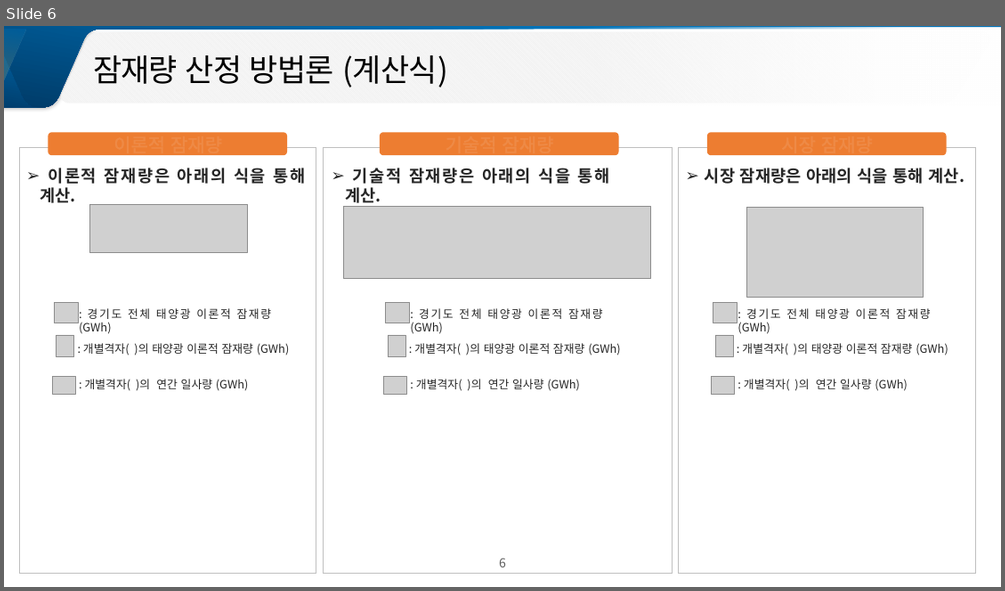
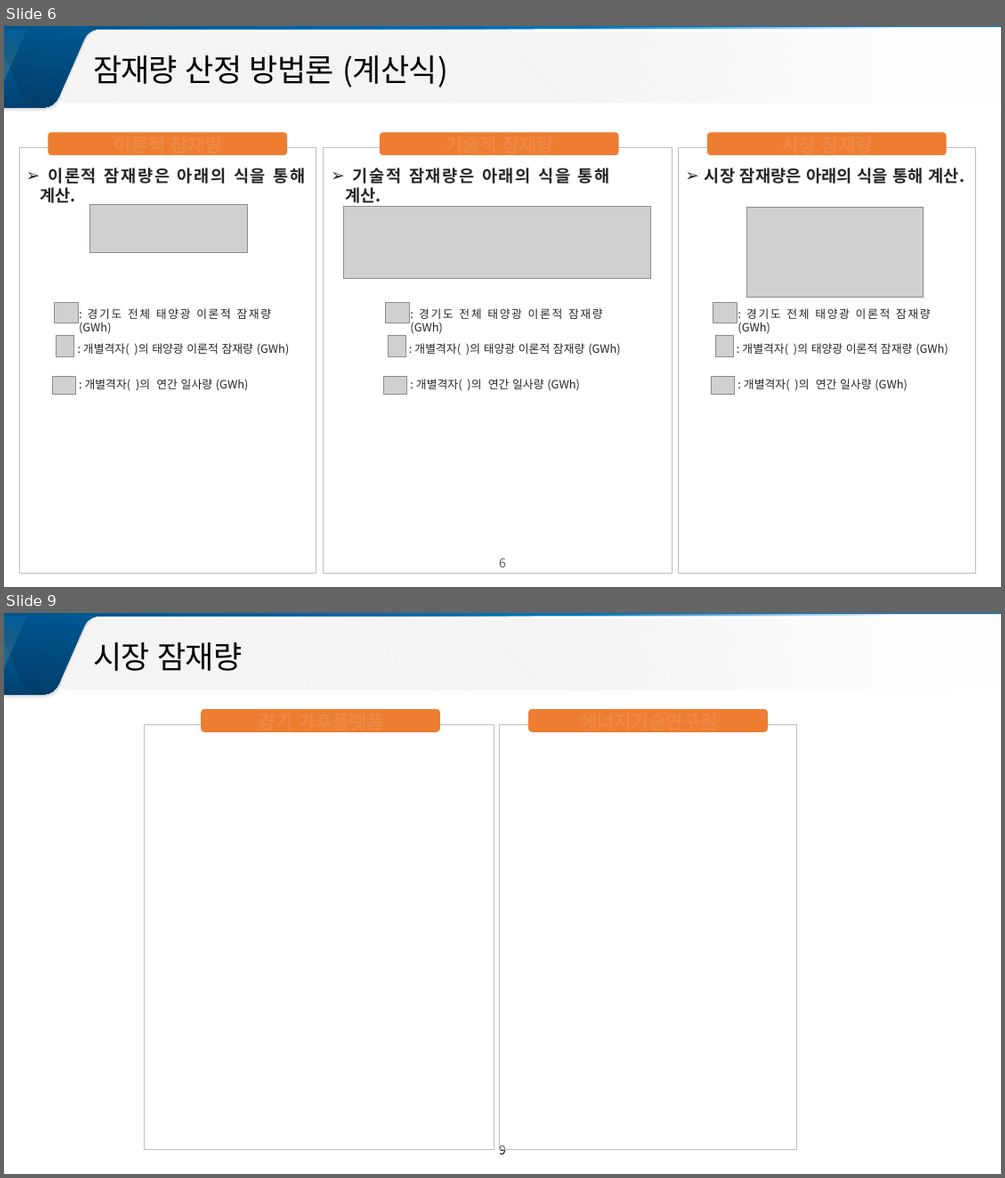
Before and after one commit to meandthey/platForm, a slide deck: 전문가WorkShop/[3-2] 경기도 태양광 잠재량 공간정보 구축/[2] 경기도 태양광 잠재량 공간정보 구축_전승호.pptx. Shown one above the other, each under a label of ours: slide 6 before the commit, slides 6 and 9 after it; the slides between them are not shown. The pictures are 1005x591 and 1005x1178 pixels, drawn with LibreOffice and Linux fonts; fonts in the diff are those of the drawing; grey boxes stand for pictures; background and template pictures are left out. Boxes give left, top, right and bottom in pixels: in the first picture for what was removed or moved away, otherwise in the second. Text is boxed around its words. In the diff, an @@ line names an element or a change of style, - is before the commit and + after.

```diff
--- a/전문가WorkShop/[3-2] 경기도 태양광 잠재량 공간정보 구축/[2] 경기도 태양광 잠재량 공간정보 구축_전승호.pptx
+++ b/전문가WorkShop/[3-2] 경기도 태양광 잠재량 공간정보 구축/[2] 경기도 태양광 잠재량 공간정보 구축_전승호.pptx
@@ slide 9 added at [4, 613, 1001, 1174], background #FFFFFF; not listed: 6 template elements that a slide beside it also shows @@
@@ text added at [24, 633, 61, 674], 32 pt, text #FFFFFF @@
+00
@@ text added at [93, 642, 242, 671], 30 pt, text #000000 @@
+시장 잠재량
@@ rounded rectangle added at [201, 709, 440, 732], fill #ED7D31 @@
@@ text added at [258, 706, 384, 733], 18 pt, text #FFFFFF @@
+경기 기후플랫폼
@@ rounded rectangle added at [528, 709, 768, 732], fill #ED7D31 @@
@@ text added at [580, 706, 718, 733], 18 pt, text #FFFFFF @@
+에너지기술연구원
@@ rectangle added at [144, 724, 494, 1149], fill #FFFFFF at 37% opacity, outline #BFBFBF 0.25 pt @@
@@ rectangle added at [500, 724, 797, 1149], fill #FFFFFF at 37% opacity, outline #BFBFBF 0.25 pt @@
```
Also in this commit, not shown: 8 slides changed, 4 other slides added, 1 slide removed, 8 other files.
